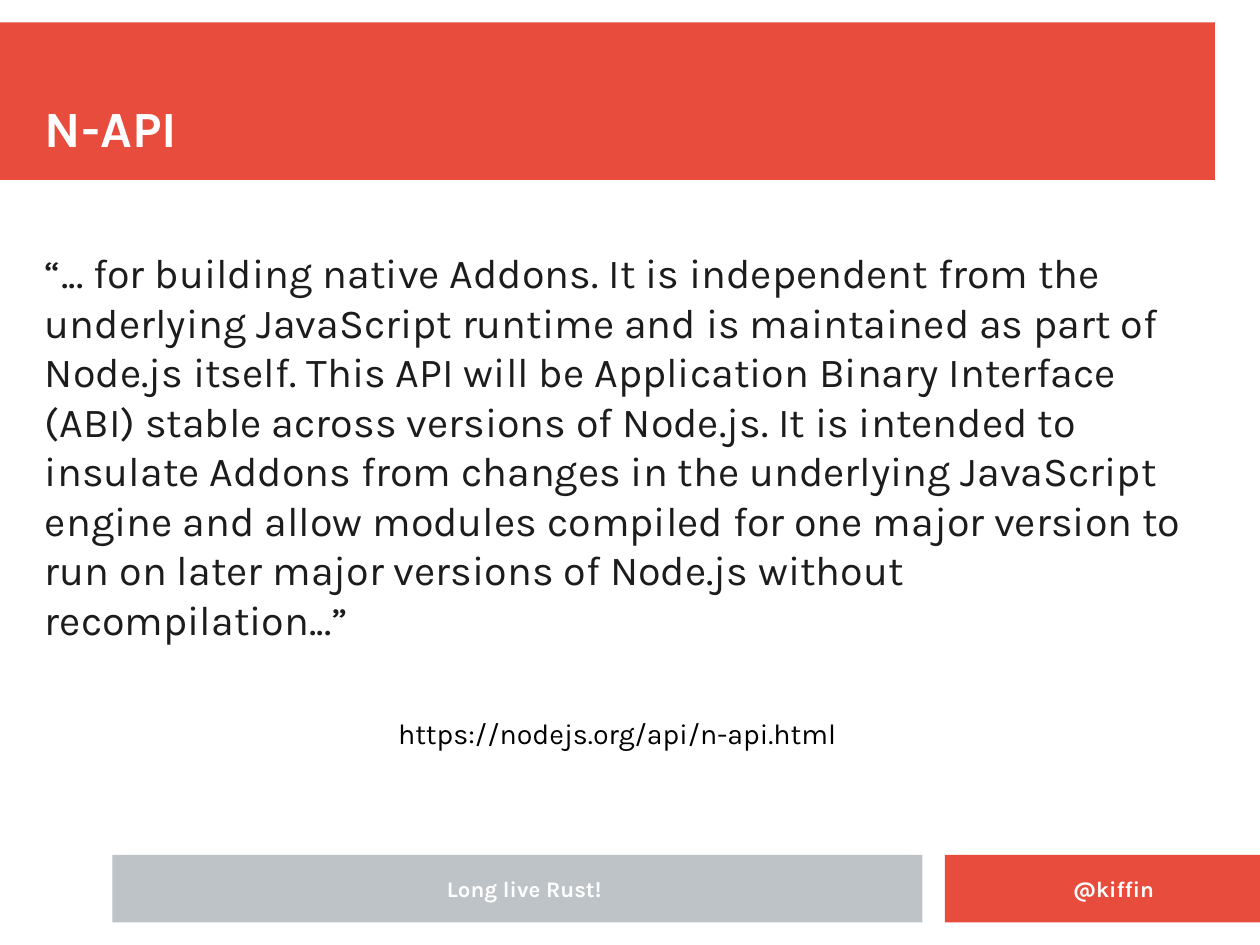
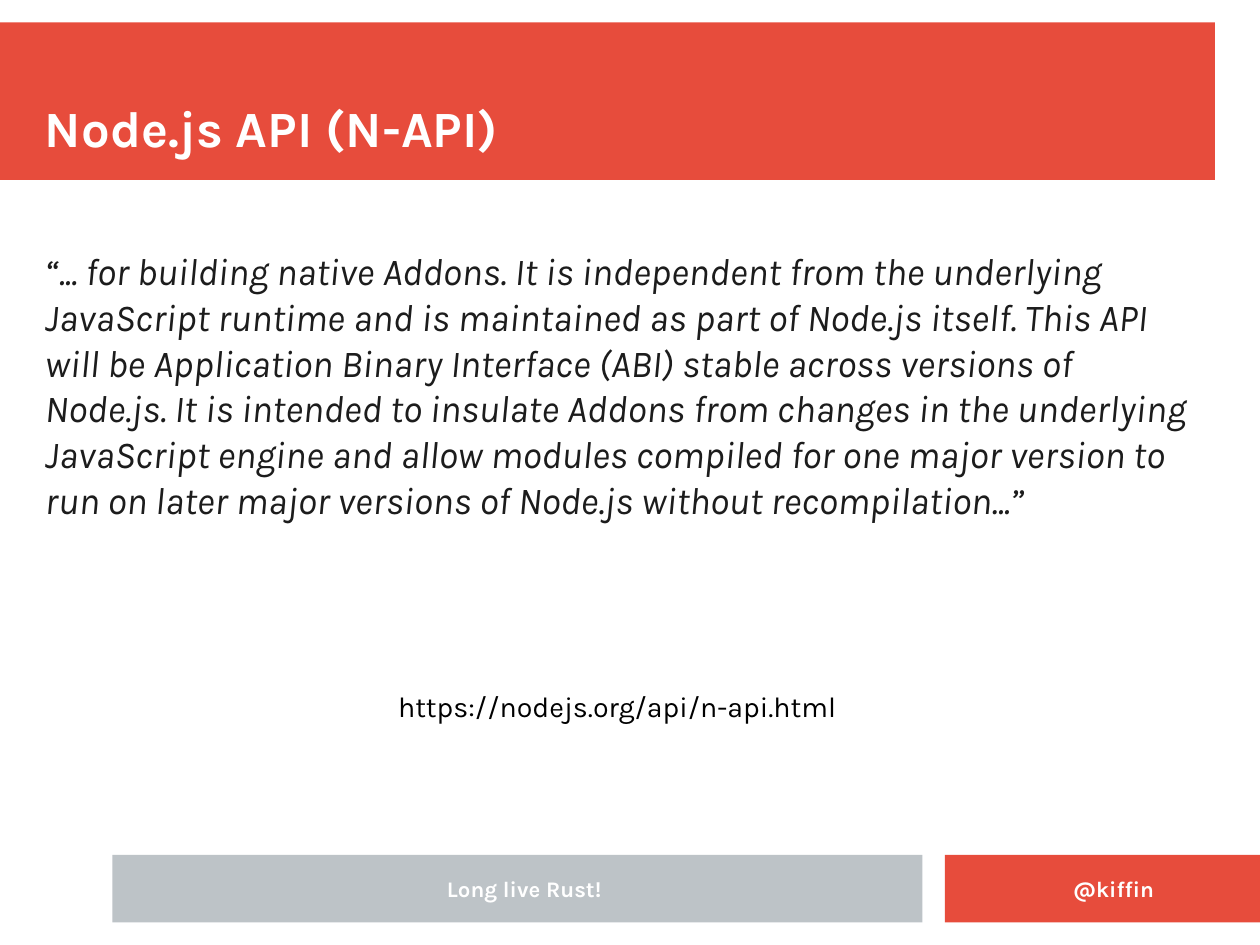
Before and after one commit to kgish/rust-node-addon-template, a slide deck: slide 10 of documents/Embedding-Rust-in-NodeJS-applications.odp (slide 8 before the commit). Drawn at 1260x945 pixels with LibreOffice and Linux fonts; fonts in the diff are those of the drawing; background and template pictures are left out. Boxes give left, top, right and bottom in pixels: in the first picture for what was removed or moved away, otherwise in the second. Text is boxed around its words. In the diff, an @@ line names an element or a change of style, - is before the commit and + after.

```diff
--- a/documents/Embedding-Rust-in-NodeJS-applications.odp
+++ b/documents/Embedding-Rust-in-NodeJS-applications.odp
@@ title at box(45, 109, 498, 159): text changed @@
-N-API
+Node.js API (N-API)
@@ text "“... for building native Addons. ..." at box(45, 258, 1186, 524): size 26 to 24 pt, italic on @@
@@ text "https://nodejs.org/api/n-api.html": place and size @@
-text "https://nodejs.org/api/n-api.html" at box(398, 723, 836, 751)
+text "https://nodejs.org/api/n-api.html" at box(398, 696, 836, 724)
```
Also in this commit, not shown: 7 other slides changed, 9 slides added.
